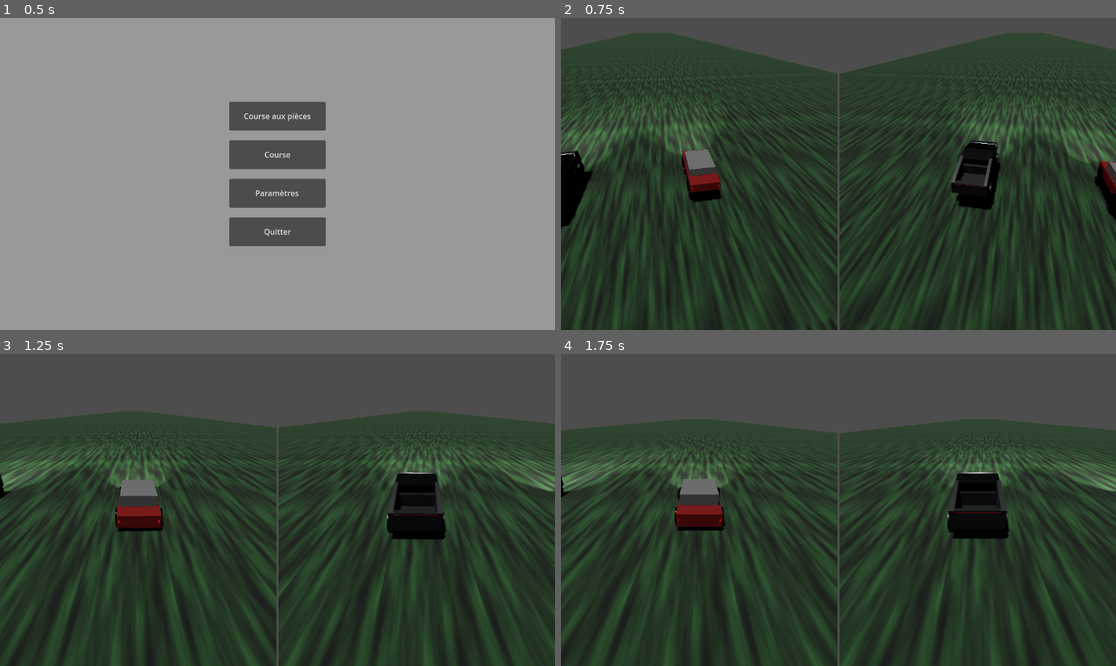
Above: before the commit, frames 1-4 (two rows, left to right).
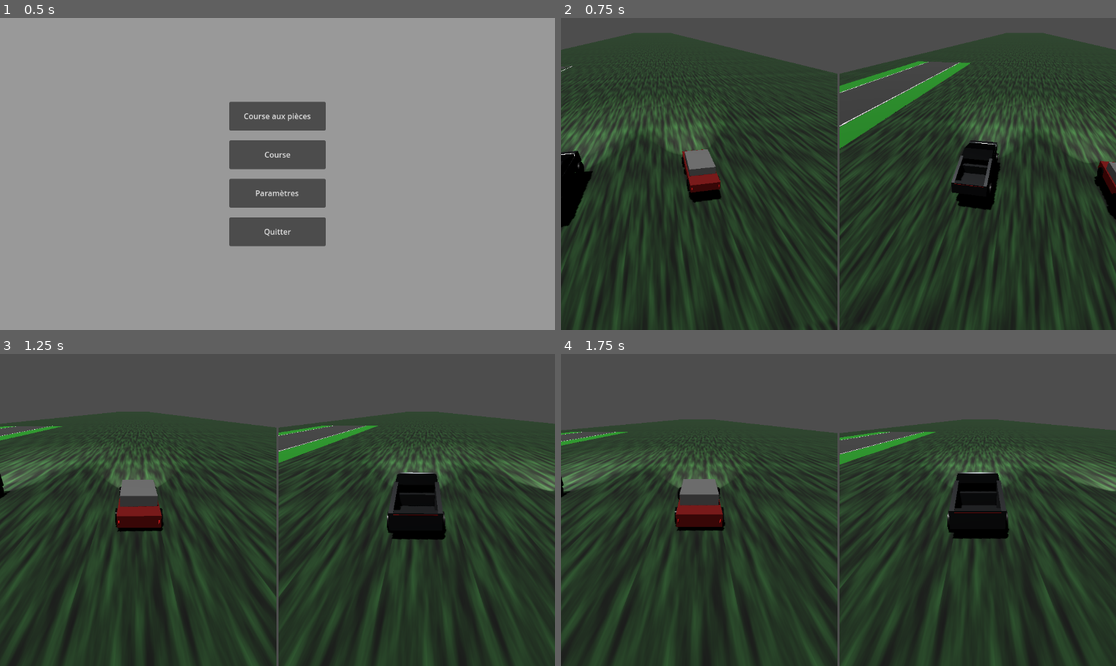
Above: after the commit, the same moments.

Repository: AntoineT01/Cyber-Race
Game: Godot game, scene res://Interface/main_menu.tscn
Same seed, same stepped clock (60 frames per second), same inputs: the game is played once before the commit and once after it.
Inputs:
- Up to frame 1 (0.5 s): no input
- Up to frame 2 (0.75 s): click "Course aux pièces" at 0.5 s
- Up to frame 3 (1.25 s): no input
- Up to frame 4 (1.75 s): tap Enter at 1.25 s; hold D (right_steering_1) from 1.28 s (still down); tap 0 (brake_2) at 1.35 s

Frame 1 is identical in both runs. In frame 2, 2.1% of the frame differs, in the area x 0-74%, y 13-42%; in frame 3, 1.2%; in frame 4, 1.1%.

Commit message:
feat: Restart button in pause menu

Diff:
--- a/Interface/pause_menu.gd
+++ b/Interface/pause_menu.gd
@@ -51,3 +51,9 @@
 	self.visible = false
 	get_tree().paused = false
 	get_tree().change_scene_to_file("res://Interface/main_menu.tscn")
+
+
+func _on_restart_button_pressed() -> void:
+	self.visible = false
+	get_tree().paused = false
+	get_tree().change_scene_to_file("res://piece_race.tscn")
--- a/Interface/pause_menu.tscn
+++ b/Interface/pause_menu.tscn
@@ -40,10 +40,16 @@
 layout_mode = 2
 text = "Reprendre"
 
+[node name="RestartButton" type="Button" parent="CenterContainer2/VBoxContainer"]
+custom_minimum_size = Vector2(150, 60)
+layout_mode = 2
+text = "Recommencer"
+
 [node name="HomeButton" type="Button" parent="CenterContainer2/VBoxContainer"]
 custom_minimum_size = Vector2(200, 60)
 layout_mode = 2
 text = "Menu principal"
 
 [connection signal="pressed" from="CenterContainer2/VBoxContainer/ResumeButton" to="." method="_on_resume_button_pressed"]
+[connection signal="pressed" from="CenterContainer2/VBoxContainer/RestartButton" to="." method="_on_restart_button_pressed"]
 [connection signal="pressed" from="CenterContainer2/VBoxContainer/HomeButton" to="." method="_on_quit_button_pressed"]
Not shown: 1 places in piece_race.tscn that only renumber resources
